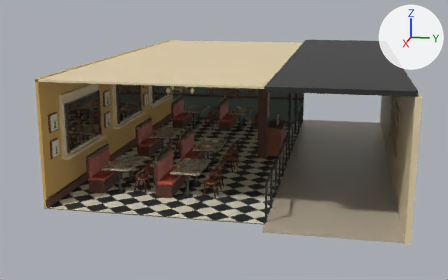
What one commit did to the Blender file assets/models/char-dining/restaurant.blend.
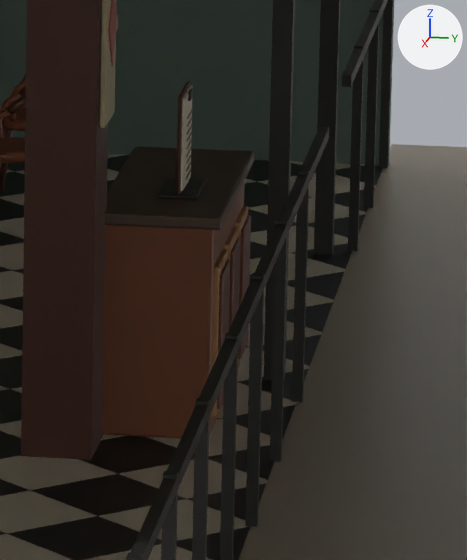
Old and new are each drawn whole from a 50 mm lens placed at (20.55, 1.82, 5.73), pointed at (0.46, -2.2, 0.71) and again close up on the part from 57% to 70% of the width and 36% to 61% of the height. Every picture has the same lights, and +X, +Y and +Z are marked at upper right. The first two pictures are the older version.

In view in the first close-up: '차알 · 적갈색 골 등받이와 곡목 의자 1', '차알 · 체커보드 바닥과 황색 액자 벽', '차알 · 패널 안내대와 붉은 마름모 문양', '차알 · 하얀 필기체와 강철 간판틀', '회랑 낮은 철제 난간.001', '회랑 반사용 바닥', '회랑 앞 어두운 세로 봉.002', '회랑 앞 어두운 세로 봉.003', '회랑 앞 어두운 세로 봉.004', '회랑 앞 어두운 세로 봉.005', '회랑 앞 어두운 세로 봉.006', '회랑 앞 어두운 세로 봉.007' and 5 more.
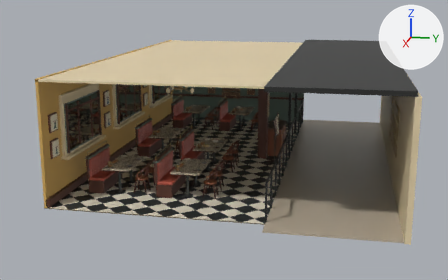
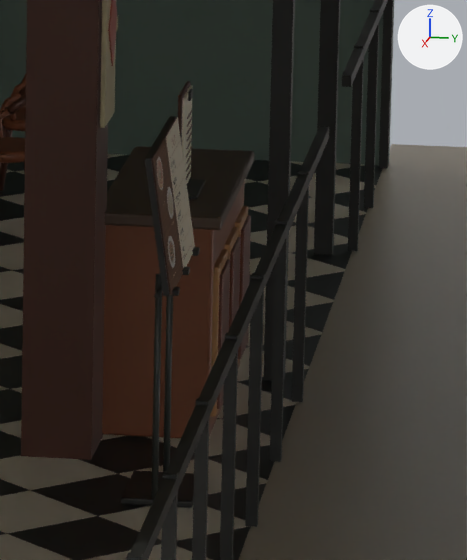
Where the change shows, as pixel boxes [x1, y1, x2, y2] in the close-ups (467 x 560 px):
'차알 · 패널 안내대와 붉은 마름모 문양', reshaped: before [21, 0, 254, 460]; after [21, 0, 254, 508]
'차알 · 두 쪽짜리 메뉴와 요리 사진', added (brown): after [153, 117, 195, 294]

Edits to the bpy script that builds the scene:
```text
Add me_메뉴_뒷판에_혀처럼_얹힌_나무판_001:
    me_메뉴_뒷판에_혀처럼_얹힌_나무판_001.from_pydata([(1.481, 0.203, 0.986), (1.899, 0.203, 0.986), (1.899, 0.118, 1.544), (1.481, 0.118, 1.544), (1.481, 0.197, 0.986), (1.899, 0.197, 0.986), (1.899, 0.112, 1.544), (1.481, 0.112, 1.544)], [], [(0, 1, 2, 3), (7, 6, 5, 4), (4, 5, 1, 0), (5, 6, 2, 1), (6, 7, 3, 2), (7, 4, 0, 3)])
    me_메뉴_뒷판에_혀처럼_얹힌_나무판_001.materials.append(mat_walnut)  # brown #553124
Add me_메뉴_뒷판에_혀처럼_얹힌_나무판:
    me_메뉴_뒷판에_혀처럼_얹힌_나무판.from_pydata([(1.061, 0.203, 0.986), (1.479, 0.203, 0.986), (1.479, 0.118, 1.544), (1.061, 0.118, 1.544), (1.061, 0.197, 0.986), (1.479, 0.197, 0.986), (1.479, 0.112, 1.544), (1.061, 0.112, 1.544)], [], [(0, 1, 2, 3), (7, 6, 5, 4), (4, 5, 1, 0), (5, 6, 2, 1), (6, 7, 3, 2), (7, 4, 0, 3)])
    me_메뉴_뒷판에_혀처럼_얹힌_나무판.materials.append(mat_walnut)  # brown #553124
Add me_얇은_두_장의_쪽을_받치는_검은_프레임:
    me_얇은_두_장의_쪽을_받치는_검은_프레임.from_pydata([(1.05, 0.198, 0.986), (1.91, 0.198, 0.986), (1.91, 0.113, 1.544), (1.05, 0.113, 1.544), (1.05, 0.173, 0.986), (1.91, 0.173, 0.986), (1.91, 0.088, 1.544), (1.05, 0.088, 1.544)], [], [(0, 1, 2, 3), (7, 6, 5, 4), (4, 5, 1, 0), (5, 6, 2, 1), (6, 7, 3, 2), (7, 4, 0, 3)])
    me_얇은_두_장의_쪽을_받치는_검은_프레임.materials.append(mat_black)  # black #262725
Change col_차알___패널_안내대와_붉은_마름모_문양:
    add col_차알___패널_안내대와_붉은_마름모_문양.objects.link(ob_낮은_사각_받침판)
    add col_차알___패널_안내대와_붉은_마름모_문양.objects.link(ob_메뉴대의_가는_다리)
    add col_차알___패널_안내대와_붉은_마름모_문양.objects.link(ob_메뉴대의_가는_다리_001)
    add col_차알___패널_안내대와_붉은_마름모_문양.objects.link(ob_상판_아래_가로_지지봉)
    add col_차알___패널_안내대와_붉은_마름모_문양.objects.link(ob_얇은_두_장의_쪽을_받치는_검은_프레임)
    add col_차알___패널_안내대와_붉은_마름모_문양.objects.link(ob_메뉴_뒷판에_혀처럼_얹힌_나무판)
    add col_차알___패널_안내대와_붉은_마름모_문양.objects.link(ob_메뉴_뒷판에_혀처럼_얹힌_나무판_001)
    add col_차알___패널_안내대와_붉은_마름모_문양.objects.link(ob_인쇄물을_받치는_검은_하단_걸쇠)
    add col_차알___패널_안내대와_붉은_마름모_문양.objects.link(ob_인쇄물을_받치는_검은_하단_걸쇠_001)
    add col_차알___패널_안내대와_붉은_마름모_문양.objects.link(ob_인쇄물을_받치는_검은_하단_걸쇠_002)
Add col_차알___두_쪽짜리_메뉴와_요리_사진:
    col_차알___두_쪽짜리_메뉴와_요리_사진 = bpy.data.collections.new('차알 · 두 쪽짜리 메뉴와 요리 사진')
    col_차알___두_쪽짜리_메뉴와_요리_사진.objects.link(ob_금속_틀_안의_차알_메뉴_두_쪽)
Add ob_메뉴_뒷판에_혀처럼_얹힌_나무판_001:
    ob_메뉴_뒷판에_혀처럼_얹힌_나무판_001 = bpy.data.objects.new('메뉴 뒷판에 혀처럼 얹힌 나무판.001', me_메뉴_뒷판에_혀처럼_얹힌_나무판_001)
    ob_메뉴_뒷판에_혀처럼_얹힌_나무판_001.location = (24.0, 0.0, 0.0)
Add ob_인쇄물을_받치는_검은_하단_걸쇠_001:
    ob_인쇄물을_받치는_검은_하단_걸쇠_001 = bpy.data.objects.new('인쇄물을 받치는 검은 하단 걸쇠.001', me_인쇄물을_받치는_검은_하단_걸쇠_001)  # a box spanning x 1.448..1.512, y 0.2025..0.2295, z 0.978..1.001; in mat_black (black #262725); modifiers BEVEL
    ob_인쇄물을_받치는_검은_하단_걸쇠_001.location = (24.0, 0.0, 0.0)
Add ob_메뉴_뒷판에_혀처럼_얹힌_나무판:
    ob_메뉴_뒷판에_혀처럼_얹힌_나무판 = bpy.data.objects.new('메뉴 뒷판에 혀처럼 얹힌 나무판', me_메뉴_뒷판에_혀처럼_얹힌_나무판)
    ob_메뉴_뒷판에_혀처럼_얹힌_나무판.location = (24.0, 0.0, 0.0)
Add ob_메뉴대의_가는_다리:
    ob_메뉴대의_가는_다리 = bpy.data.objects.new('메뉴대의 가는 다리', me_메뉴대의_가는_다리)  # 18 vertices, 11 faces; spans x 1.261..1.288, y 0.115..0.143, z 0.071..1.019; in mat_ink (dark grey #3d403c)
    ob_메뉴대의_가는_다리.location = (24.0, 0.0, 0.0)
Add ob_인쇄물을_받치는_검은_하단_걸쇠:
    ob_인쇄물을_받치는_검은_하단_걸쇠 = bpy.data.objects.new('인쇄물을 받치는 검은 하단 걸쇠', me_인쇄물을_받치는_검은_하단_걸쇠)  # a box spanning x 1.09..1.154, y 0.2025..0.2295, z 0.978..1.001; in mat_black (black #262725); modifiers BEVEL
    ob_인쇄물을_받치는_검은_하단_걸쇠.location = (24.0, 0.0, 0.0)
Add ob_상판_아래_가로_지지봉:
    ob_상판_아래_가로_지지봉 = bpy.data.objects.new('상판 아래 가로 지지봉', me_상판_아래_가로_지지봉)  # 18 vertices, 11 faces; spans x 1.12..1.84, y 0.13..0.151, z 0.955..0.977; in mat_black (black #262725)
    ob_상판_아래_가로_지지봉.location = (24.0, 0.0, 0.0)
Add ob_메뉴대의_가는_다리_001:
    ob_메뉴대의_가는_다리_001 = bpy.data.objects.new('메뉴대의 가는 다리.001', me_메뉴대의_가는_다리_001)  # 18 vertices, 11 faces; spans x 1.671..1.698, y 0.115..0.143, z 0.071..1.019; in mat_ink (dark grey #3d403c)
    ob_메뉴대의_가는_다리_001.location = (24.0, 0.0, 0.0)
Add ob_낮은_사각_받침판:
    ob_낮은_사각_받침판 = bpy.data.objects.new('낮은 사각 받침판', me_낮은_사각_받침판)  # a box spanning x 1.262..1.698, y -0.01..0.286, z 0.045..0.074; in mat_black (black #262725); modifiers BEVEL
    ob_낮은_사각_받침판.location = (24.0, 0.0, 0.0)
Add ob_인쇄물을_받치는_검은_하단_걸쇠_002:
    ob_인쇄물을_받치는_검은_하단_걸쇠_002 = bpy.data.objects.new('인쇄물을 받치는 검은 하단 걸쇠.002', me_인쇄물을_받치는_검은_하단_걸쇠_002)  # a box spanning x 1.806..1.87, y 0.2025..0.2295, z 0.978..1.001; in mat_black (black #262725); modifiers BEVEL
    ob_인쇄물을_받치는_검은_하단_걸쇠_002.location = (24.0, 0.0, 0.0)
Add ob_얇은_두_장의_쪽을_받치는_검은_프레임:
    ob_얇은_두_장의_쪽을_받치는_검은_프레임 = bpy.data.objects.new('얇은 두 장의 쪽을 받치는 검은 프레임', me_얇은_두_장의_쪽을_받치는_검은_프레임)
    ob_얇은_두_장의_쪽을_받치는_검은_프레임.location = (24.0, 0.0, 0.0)
Add ob_금속_틀_안의_차알_메뉴_두_쪽:
    ob_금속_틀_안의_차알_메뉴_두_쪽 = bpy.data.objects.new('금속 틀 안의 차알 메뉴 두 쪽', me_금속_틀_안의_차알_메뉴_두_쪽)  # 4 vertices, 1 face; spans x -0.421..0.421, y -0.048..0.037, z 0.986..1.544; in mat_얇은_아이보리_인쇄지 (picture img_차알_식사_메뉴___직접_촬영한_세_가지_요리)
    ob_금속_틀_안의_차알_메뉴_두_쪽.location = (0.0, 24.0, 0.0)
Add ob_차알___두_쪽짜리_메뉴와_요리_사진:
    ob_차알___두_쪽짜리_메뉴와_요리_사진 = bpy.data.objects.new('차알 · 두 쪽짜리 메뉴와 요리 사진', None)
    ob_차알___두_쪽짜리_메뉴와_요리_사진.location = (0.59, -24.4, 0.0)
    ob_차알___두_쪽짜리_메뉴와_요리_사진.instance_type = 'COLLECTION'
    ob_차알___두_쪽짜리_메뉴와_요리_사진.instance_collection = col_차알___두_쪽짜리_메뉴와_요리_사진
```
